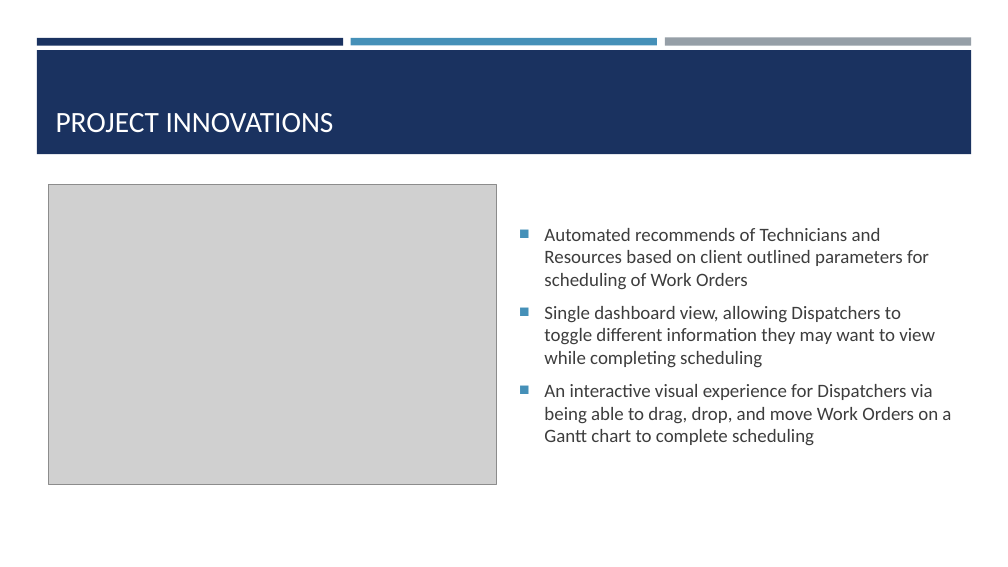
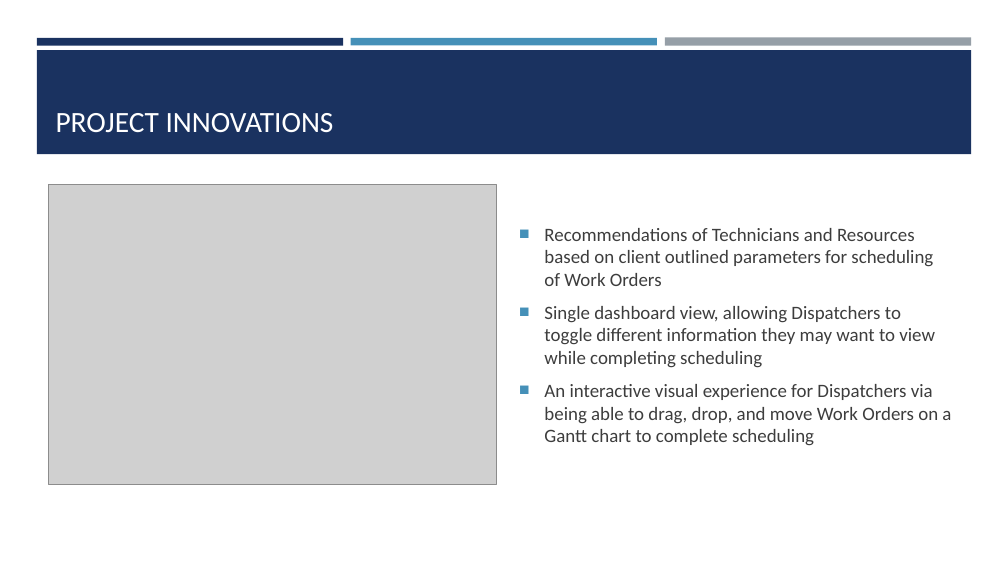
Before and after one commit to cynslcheng/CapstoneDocuments, a slide deck: slide 4 of CapstonePowerPoint.pptx (slide 5 before the commit). Drawn at 1008x567 pixels with LibreOffice and Linux fonts; fonts in the diff are those of the drawing; grey boxes stand for pictures. Boxes give left, top, right and bottom in pixels: in the first picture for what was removed or moved away, otherwise in the second. Text is boxed around its words. In the diff, an @@ line names an element or a change of style, - is before the commit and + after.

```diff
--- a/CapstonePowerPoint.pptx
+++ b/CapstonePowerPoint.pptx
@@ text at [544, 228, 933, 286]: text changed @@
-■ Automated recommends of Technicians and Resources based on client outlined parameters for scheduling of Work Orders
+■ Recommendations of Technicians and Resources based on client outlined parameters for scheduling of Work Orders
```
Also in this commit, not shown: 2 other slides changed, 1 slide removed.
